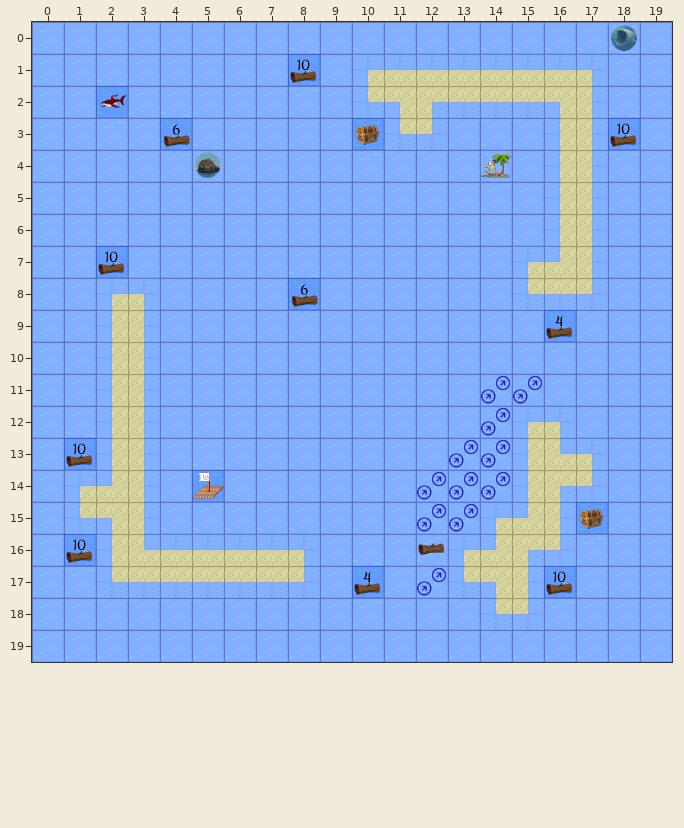
One commit to this Tiled map (JSON): TechnicalPrototype/core/assets/levels/level6.json. That is the earlier state.
Cells are 50x50 px. Shown: x 0..19, y 0..19.
After:
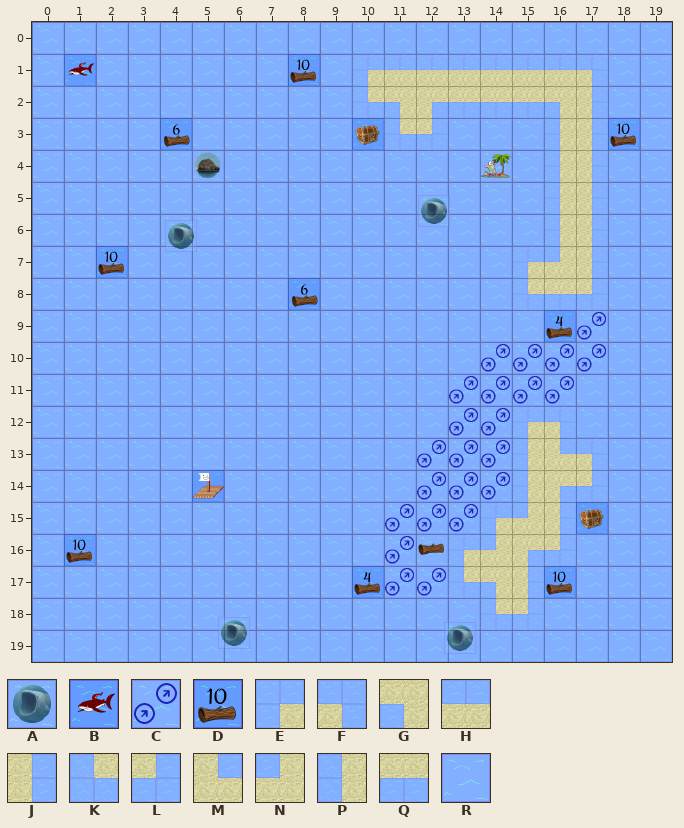
Key: from "updatedTiledSet": A 1 "Siren", B 2 "Enemy", C 3, D 24, E 28, F 29, G 31, H 32, J 33, K 35, L 36, M 37, N 38, P 39, Q 40, R 41.
_ is an empty cell, . an unchanged one.
Objects are placed by their top-left corner, in cells (3,4 is the top-left corner of cell 3,4); size is 1x1 cell unless given.
Diff:
--- layer "Land" (removed)
@@ x 1..1 @@
- 1 R
+ 1 _
@@ x 1..17 @@
- 8 .EF..............
- 9 .PJ.............R
-10 .PJ..........RRRR
-11 .PJ.........R..R.
-12 .PJ.........R....
-13 .PJ........R.....
-14 ENJ..............
-15 KGJ.......R......
-16 .PMHHHHF..R......
-17 .KQQQQQL..R......
+ 8 .__..............
+ 9 .__............._
+10 .__..........____
+11 .__........._.._.
+12 .__........._....
+13 .__........_.....
+14 ___..............
+15 ___......._......
+16 ._______.._......
+17 ._______.._......
--- layer "Environment"
@@ x 18..18 @@
- 0 _
+ 0 R
@@ x 2..2 @@
- 2 _
+ 2 R
@@ x 1..17 @@
- 8 .__..............
- 9 .__............._
-10 .__..........____
-11 .__........._.._.
-12 .__........._....
-13 ___........_.....
-14 ___..............
-15 ___......._......
-16 ._______.._......
-17 ._______.._......
+ 8 .RR..............
+ 9 .RR.............C
+10 .RR..........CCCC
+11 .RR.........C..C.
+12 .RR.........C....
+13 RRR........C.....
+14 RRR..............
+15 RRR.......C......
+16 .RRRRRRR..C......
+17 .RRRRRRR..C......
--- layer "Collectable"
@@ x 1..1 @@
- 1 _
+ 1 B
@@ x 1..1 @@
-13 D
+13 _
--- layer "Enemy" (removed)
@@ x 18..18 @@
- 0 A
+ 0 _
@@ x 2..2 @@
- 2 B
+ 2 _
--- layer "Siren"
+A "Siren" at 12.1,5.4
+A "Siren" at 4.2,6.2
+A "Siren" at 5.8,18.6
+A "Siren" at 12.9,18.7
